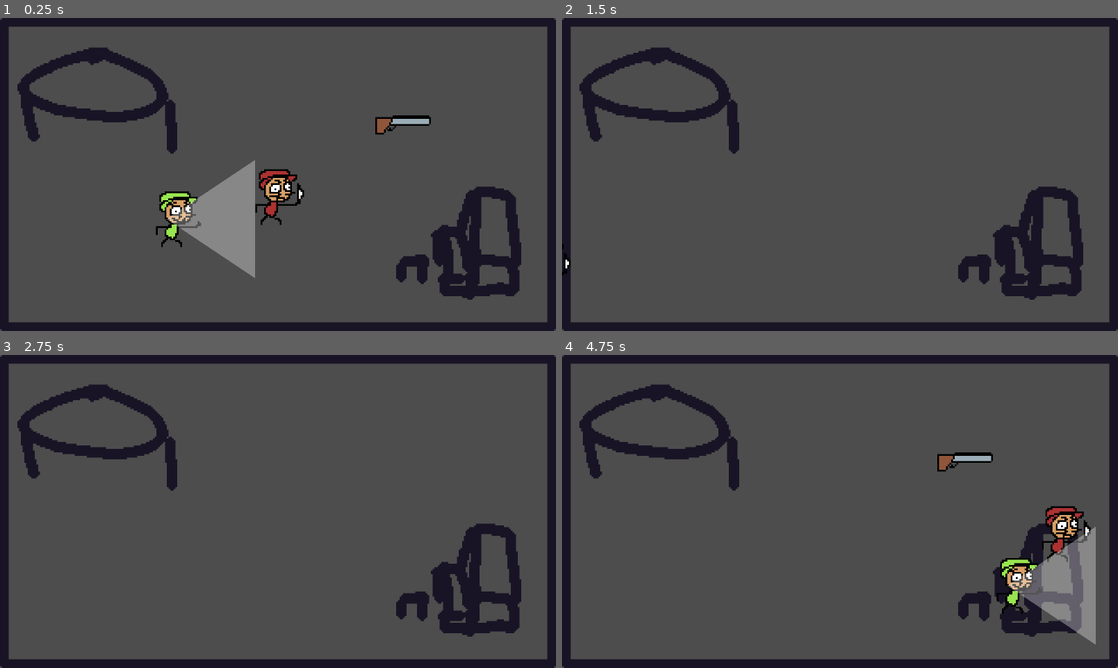
Above: before the commit, frames 1-4 (two rows, left to right).
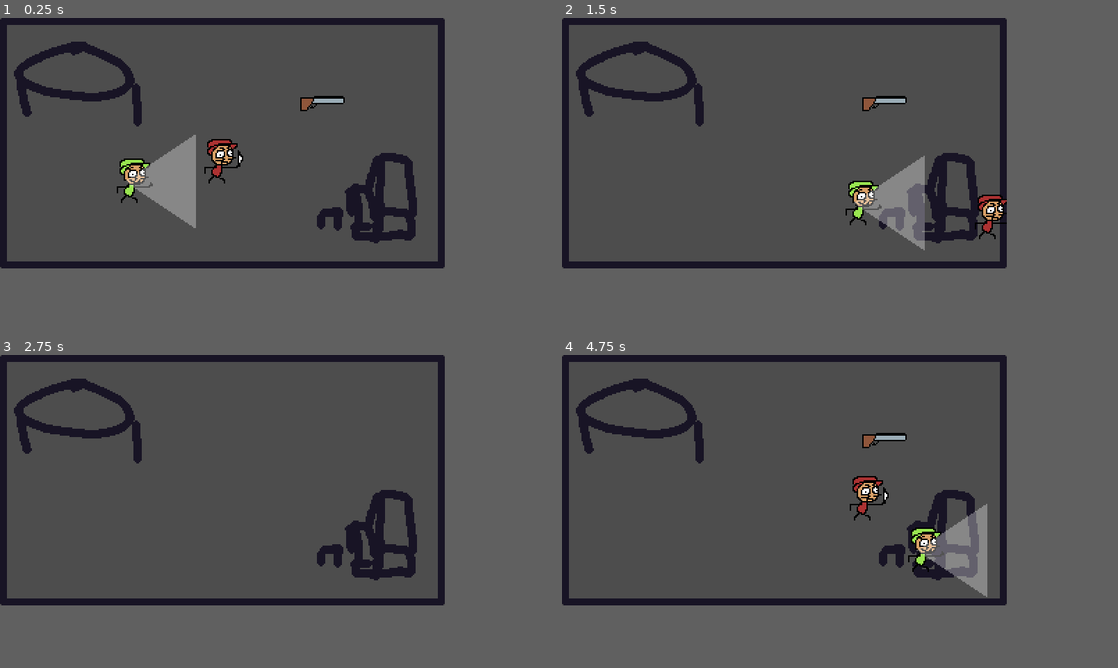
Above: after the commit, the same moments.

Repository: Buzabs/murder84
Game: Godot game, scene res://Maps/test.tscn
Two runs of this game, one before a commit and one after it. Both use one fixed random seed, a clock stepped at 60 frames per second and the inputs below. This scene is started directly instead of the project's main scene.
Inputs (mouse positions are in pixels of both pictures, inside the frame that each line leads up to):
- Up to frame 1 (0.25 s): no input
- Up to frame 2 (1.5 s): move the mouse to (962, 158) at 0.52 s; hold D (Right) 0.53-1.28 s; click (962, 158) at 0.6 s; move the mouse to (728, 190) at 1.27 s; hold S (Down) from 1.28 s (still down); click (728, 190) at 1.35 s
- Up to frame 3 (2.75 s): move the mouse to (333, 442) at 2.02 s; release S (Down) at 2.03 s; hold D (Right) from 2.03 s (still down); click (333, 442) at 2.1 s
- Up to frame 4 (4.75 s): tap Enter at 2.75 s; move the mouse to (812, 574) at 2.77 s; release D (Right) at 2.78 s; hold W (Up) 2.78-3.53 s; click (812, 574) at 2.85 s; move the mouse to (1006, 558) at 3.52 s; hold A (Left) from 3.53 s (still down); click (1006, 558) at 3.6 s; move the mouse to (673, 464) at 4.27 s; click (673, 464) at 4.35 s
In our replay, the window is 800x450 before the commit and 640x360 after it. These sizes can differ from the game's own. Grey fills any space a smaller window leaves; there, only what the larger window draws over its background counts as a difference.

The runs differ from the first frame. In frame 1, 24% of the frame differs, in the area x 0-100%, y 0-100%; in frame 2, 20%; in frame 3, 17%; in frame 4, 22%.

Commit message:
Murder
you can now murder people

Diff:
--- a/Bullets/node_2d.tscn
+++ b/Bullets/bullet.tscn
@@ -1,18 +1,18 @@
 [gd_scene format=3 uid="uid://b0smeacr3swxc"]
 
-[ext_resource type="Texture2D" uid="uid://8tb03mh3vujh" path="res://Assets/Placeholders/Bullet.png" id="1_fbet0"]
-[ext_resource type="Script" uid="uid://ben4saakrjjsd" path="res://Scripts/Bullets/bullet.gd" id="1_ynbwo"]
+[ext_resource type="Script" uid="uid://ben4saakrjjsd" path="res://Scripts/Bullets/bullet.gd" id="1_p5eas"]
+[ext_resource type="Texture2D" uid="uid://8tb03mh3vujh" path="res://Assets/Placeholders/Bullet.png" id="2_46820"]
 
 [sub_resource type="RectangleShape2D" id="RectangleShape2D_ynbwo"]
 size = Vector2(16, 4)
 
 [node name="Bullet" type="Node2D" unique_id=275058789]
-script = ExtResource("1_ynbwo")
+script = ExtResource("1_p5eas")
 speed = 7
 lifespan = 10
 
 [node name="Sprite2D" type="Sprite2D" parent="." unique_id=1982645209]
-texture = ExtResource("1_fbet0")
+texture = ExtResource("2_46820")
 
 [node name="Area2D" type="Area2D" parent="." unique_id=1181528693]
 
--- a/Maps/test.tscn
+++ b/Maps/test.tscn
@@ -7,6 +7,11 @@
 [ext_resource type="Texture2D" uid="uid://b44in805uf0gk" path="res://Assets/Placeholders/npc_dead.png" id="6_3sehy"]
 [ext_resource type="PackedScene" uid="uid://gl22bsxl3w20" path="res://Items/pickup.tscn" id="6_scb4q"]
 [ext_resource type="Resource" uid="uid://urb62sjeegha" path="res://Items/ItemResources/shotgun_resource.tres" id="7_mensd"]
+
+[sub_resource type="NavigationPolygon" id="NavigationPolygon_l88s5"]
+vertices = PackedVector2Array(622.0469, 13.9296875, 622.9375, 165.84375, 297.77344, 160.84375, 9.2890625, 10.0625, 18.71875, 341.96094, 301.77344, 341.03125)
+polygons = Array[PackedInt32Array]([PackedInt32Array(0, 1, 2, 3), PackedInt32Array(4, 3, 2, 5)])
+outlines = Array[PackedVector2Array]([PackedVector2Array(-1, 0, 632, 4, 633, 176, 308, 171, 312, 351, 9, 352)])
 
 [node name="Test" type="Node2D" unique_id=1171783621]
 
@@ -46,3 +51,6 @@
 [node name="Pickup" parent="." unique_id=936480274 instance=ExtResource("6_scb4q")]
 position = Vector2(232, 58)
 item_to_give = ExtResource("7_mensd")
+
+[node name="NavigationRegion2D" type="NavigationRegion2D" parent="." unique_id=1320374833]
+navigation_polygon = SubResource("NavigationPolygon_l88s5")
--- a/NPC/NPC.tscn
+++ b/NPC/NPC.tscn
@@ -6,32 +6,34 @@
 [ext_resource type="Script" uid="uid://kvxlsqa70brw" path="res://Scripts/StateMachine/NPC_states/wander.gd" id="2_qm8nd"]
 [ext_resource type="Script" uid="uid://c5w7yx7mbmyn2" path="res://Scripts/StateMachine/NPC_states/dead.gd" id="4_eudjw"]
 
-[sub_resource type="RectangleShape2D" id="RectangleShape2D_l88s5"]
-size = Vector2(26, 32)
+[sub_resource type="CapsuleShape2D" id="CapsuleShape2D_4ntmi"]
+radius = 7.0
 
-[sub_resource type="CircleShape2D" id="CircleShape2D_l88s5"]
-radius = 28.071337
-
-[node name="Npc" type="CharacterBody2D" unique_id=1508994874]
+[node name="Npc" type="CharacterBody2D" unique_id=1508994874 node_paths=PackedStringArray("nav_agent")]
 script = ExtResource("1_6fl5w")
+nav_agent = NodePath("NavigationAgent2D")
 
 [node name="StateMachine" type="Node" parent="." unique_id=1165740488 node_paths=PackedStringArray("initial_state")]
 script = ExtResource("1_gxmj8")
 initial_state = NodePath("wander")
 
-[node name="wander" type="Node" parent="StateMachine" unique_id=1488839005]
+[node name="wander" type="Node" parent="StateMachine" unique_id=1488839005 node_paths=PackedStringArray("dead_state")]
 script = ExtResource("2_qm8nd")
+dead_state = NodePath("../dead")
 
 [node name="dead" type="Node" parent="StateMachine" unique_id=955989989 node_paths=PackedStringArray("wander_state")]
 script = ExtResource("4_eudjw")
 wander_state = NodePath("../wander")
+
+[node name="NavigationAgent2D" type="NavigationAgent2D" parent="." unique_id=204739782]
+avoidance_enabled = true
 
 [node name="Sprite" type="Sprite2D" parent="." unique_id=1614066700]
 texture = ExtResource("1_4ba72")
 
 [node name="Collision" type="CollisionShape2D" parent="." unique_id=752030339]
 position = Vector2(-1, 0)
-shape = SubResource("RectangleShape2D_l88s5")
+shape = SubResource("CapsuleShape2D_4ntmi")
 
 [node name="AreaOfVision" type="Area2D" parent="." unique_id=2111329966]
 
@@ -44,9 +46,12 @@
 color = Color(1, 1, 1, 0.3254902)
 polygon = PackedVector2Array(-8, 0, 43, 34, 43, -34)
 
-[node name="DetectionArea" type="Area2D" parent="." unique_id=1976724234]
+[node name="AttackDetection" type="Area2D" parent="." unique_id=2118881383]
 
-[node name="CollisionShape2D" type="CollisionShape2D" parent="DetectionArea" unique_id=490001900]
-shape = SubResource("CircleShape2D_l88s5")
+[node name="Collision" type="CollisionShape2D" parent="AttackDetection" unique_id=53404111]
+position = Vector2(-2, 0)
+shape = SubResource("CapsuleShape2D_4ntmi")
 
 [connection signal="body_entered" from="AreaOfVision" to="." method="_on_area_of_vision_body_entered"]
+[connection signal="area_entered" from="AttackDetection" to="StateMachine/wander" method="_on_attack_detection_area_entered"]
+[connection signal="body_entered" from="AttackDetection" to="StateMachine/wander" method="_on_attack_detection_body_entered"]
--- a/Player/player.tscn
+++ b/Player/player.tscn
@@ -14,8 +14,8 @@
 "speed": 5.0
 }]
 
-[sub_resource type="RectangleShape2D" id="RectangleShape2D_4ntmi"]
-size = Vector2(28, 32)
+[sub_resource type="CapsuleShape2D" id="CapsuleShape2D_scb4q"]
+radius = 7.0
 
 [node name="Player" type="CharacterBody2D" unique_id=200400303 node_paths=PackedStringArray("hand")]
 script = ExtResource("1_4ntmi")
@@ -27,7 +27,10 @@
 sprite_frames = SubResource("SpriteFrames_l88s5")
 
 [node name="Collision" type="CollisionShape2D" parent="." unique_id=507221996]
-shape = SubResource("RectangleShape2D_4ntmi")
+shape = SubResource("CapsuleShape2D_scb4q")
 
 [node name="Hand" type="Marker2D" parent="." unique_id=807293597]
 position = Vector2(11, 2)
+
+[node name="NavigationObstacle2D" type="NavigationObstacle2D" parent="." unique_id=1686678565]
+radius = 26.49
--- a/Scripts/NPC/npc.gd
+++ b/Scripts/NPC/npc.gd
@@ -4,19 +4,18 @@
 @export var actions: Dictionary[Marker2D, float]= {}
 @export var sprite_dead: Texture
 
-@onready var detection_area: Area2D = $DetectionArea
+@export var nav_agent: NavigationAgent2D
 
-func get_avoidance_vector() -> Vector2:
-	var avoid := Vector2.ZERO
+@export var npc_name: String
 
-	for body in detection_area.get_overlapping_bodies():
-		if body == self:
-			continue
-		var away = global_position - body.global_position
-		var dist = away.length()
-		if dist > 0.0:
-			avoid += away.normalized() / dist
-	return avoid
+func _ready() -> void:
+	nav_agent.avoidance_enabled = true
+	nav_agent.velocity_computed.connect(_on_velocity_computed)
+
+func _on_velocity_computed(safe_velocity: Vector2) -> void:
+	velocity = safe_velocity
+	move_and_slide()
+
 
 func _on_area_of_vision_body_entered(body: Node2D) -> void:
 	print("Uh oh! Stop doing naughty stuff!")
--- a/Scripts/StateMachine/NPC_states/dead.gd
+++ b/Scripts/StateMachine/NPC_states/dead.gd
@@ -9,3 +9,6 @@
 			child.texture = parent.sprite_dead
 
 	area_of_vision.visible = false
+	area_of_vision.set_deferred("monitoring", false)
+	parent.nav_agent.set_physics_process(false)
+	parent.nav_agent.avoidance_enabled = false
--- a/Scripts/StateMachine/NPC_states/wander.gd
+++ b/Scripts/StateMachine/NPC_states/wander.gd
@@ -1,9 +1,12 @@
 class_name WanderState
 extends State
 
-var speed = 100
+@export var dead_state: State
+
+var speed = 50
 var current_target: Vector2
 var wandering_started := false
+
 
 func enter(previous_state: State) -> void:
 	current_target = parent.global_position
@@ -25,11 +28,21 @@
 
 func move_towards(target_position):
 	if parent.global_position.distance_to(target_position) > 4.0:
-		var direction = parent.global_position.direction_to(target_position)
-		var avoid = parent.get_avoidance_vector()
-		direction = (direction + avoid * 3).normalized()
-		parent.velocity = direction * speed
+		parent.nav_agent.target_position = target_position
+		var next = parent.nav_agent.get_next_path_position()
+		var direction = parent.global_position.direction_to(next)
+		parent.nav_agent.velocity = direction * speed
 	else:
-		parent.velocity = Vector2.ZERO
+		parent.nav_agent.velocity = Vector2.ZERO
 
 	parent.move_and_slide()
+
+
+func _on_attack_detection_body_entered(body: Node2D) -> void:
+	if body is Bullet:
+		state_machine.transition_to(dead_state)
+
+
+func _on_attack_detection_area_entered(area: Area2D) -> void:
+	if area.get_parent() is Bullet:
+		state_machine.transition_to(dead_state)
--- a/Scripts/Weapons/shotgun.gd
+++ b/Scripts/Weapons/shotgun.gd
@@ -1,7 +1,7 @@
 class_name Shotgun
 extends Node2D
 
-@onready var bullet_scene = preload("res://Bullets/node_2d.tscn")
+@onready var bullet_scene = preload("res://Bullets/bullet.tscn")
 @export var marker2d: Marker2D
 @export var timer: Timer
 var can_shoot_bull = true
--- a/Scripts/room.gd
+++ b/Scripts/room.gd
@@ -5,5 +5,6 @@
 @onready var room_center: Marker2D = $RoomCenter
 
 func _on_area_2d_body_entered(body: Node2D) -> void:
-	SignalBus.room_entered.emit(room_id)
-	print("entered room", room_id)
+	if body is Player:
+		SignalBus.room_entered.emit(room_id)
+		print("entered room", room_id)
--- a/project.godot
+++ b/project.godot
@@ -11,7 +11,7 @@
 [application]
 
 config/name="murder84"
-run/main_scene="uid://edja0mf5qdgk"
+run/main_scene="uid://dht7dhhd866kl"
 config/features=PackedStringArray("4.7", "Forward Plus")
 config/icon="res://icon.svg"
 
@@ -25,7 +25,7 @@
 window/size/viewport_height=180
 window/size/window_width_override=1080
 window/size/window_height_override=720
-window/stretch/mode="canvas_items"
+window/stretch/mode="viewport"
 window/stretch/aspect="expand"
 
 [input]
